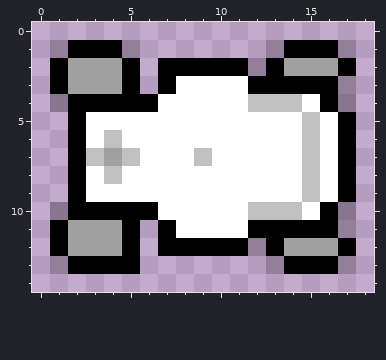
One commit to this pixel-art sprite: art/enemy_quad_chassis.png. This is how it looked before the edit.
The file is 19x15 pixels. Colours within 5 levels of each other are drawn and written as one.
The result:
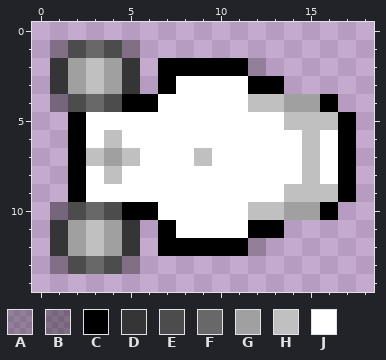
Palette (. is transparent): A #00000040  B #00000059  C #000000  D #353535  E #4c4c4c  F #686868  G #a0a0a0  H #c0c0c0  J #ffffff
The exact change:
Changed rows in their new state; - is an unchanged pixel.
first column x 1:
 1 BEFEB-------.....
 2 D-H-D-------.....
 3 D-H-D--------....
 4 BEFE---------GG-.
 5 -------------H-H-
first column x 1:
 9 -------------H-H-
10 BEFE---------GG-.
11 D-H-D--------....
12 D-H-D-------.....
13 BEFEB-------.....
Where, in picture pixels (left, top, right, bottom), the same in both pictures:
changed: (50, 40, 140, 112)
changed: (266, 40, 356, 130)
changed: (266, 184, 356, 274)
changed: (50, 202, 140, 274)
